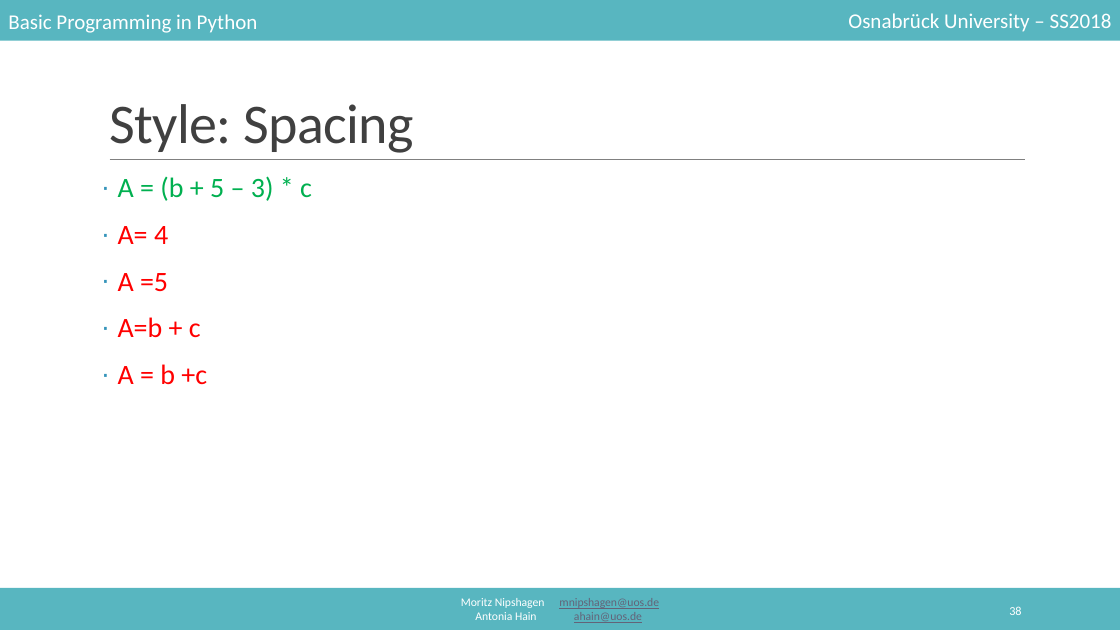
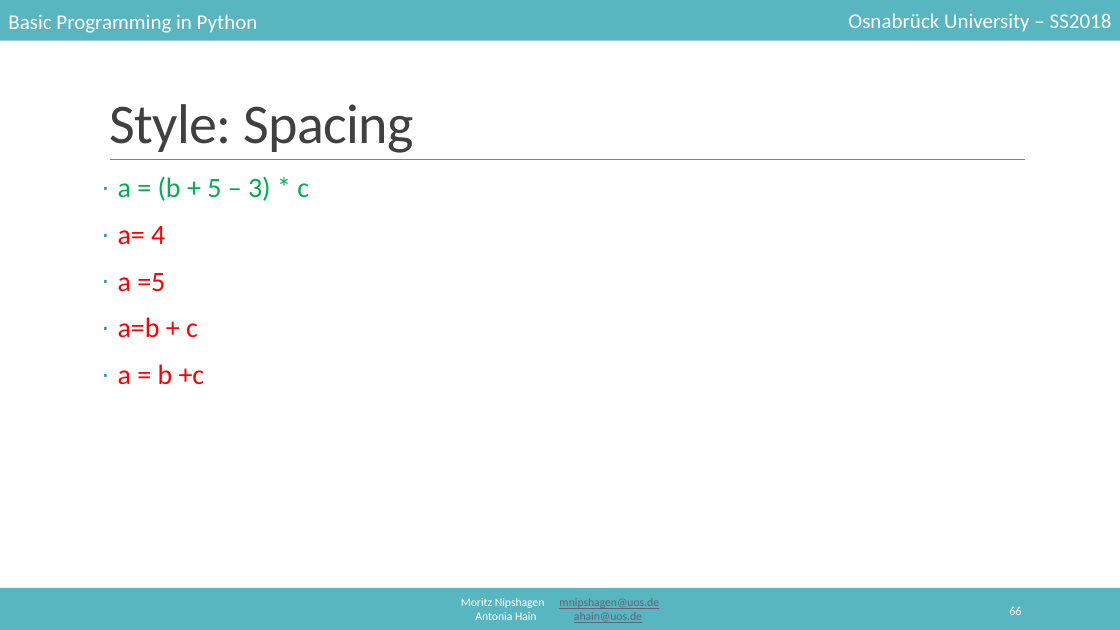
Before and after one commit to mnipshagen/monty, a slide deck: slide 66 of 2018/02/Syntax_and_variables.pptx (slide 38 before the commit). Drawn at 1120x630 pixels with LibreOffice and Linux fonts; fonts in the diff are those of the drawing. Boxes give left, top, right and bottom in pixels: in the first picture for what was removed or moved away, otherwise in the second. Text is boxed around its words. In the diff, an @@ line names an element or a change of style, - is before the commit and + after.

```diff
--- a/2018/02/Syntax_and_variables.pptx
+++ b/2018/02/Syntax_and_variables.pptx
@@ text at bbox=[118, 176, 309, 385]: text changed @@
-· A = (b + 5 – 3) * c
-· A= 4
-· A =5
-· A=b + c
-· A = b +c
+· a = (b + 5 – 3) * c
+· a= 4
+· a =5
+· a=b + c
+· a = b +c
@@ page number at bbox=[1009, 606, 1021, 615]: text changed @@
-38
+66
```
Also in this commit, not shown: 20 other slides changed, 31 slides added, 1 other file.
